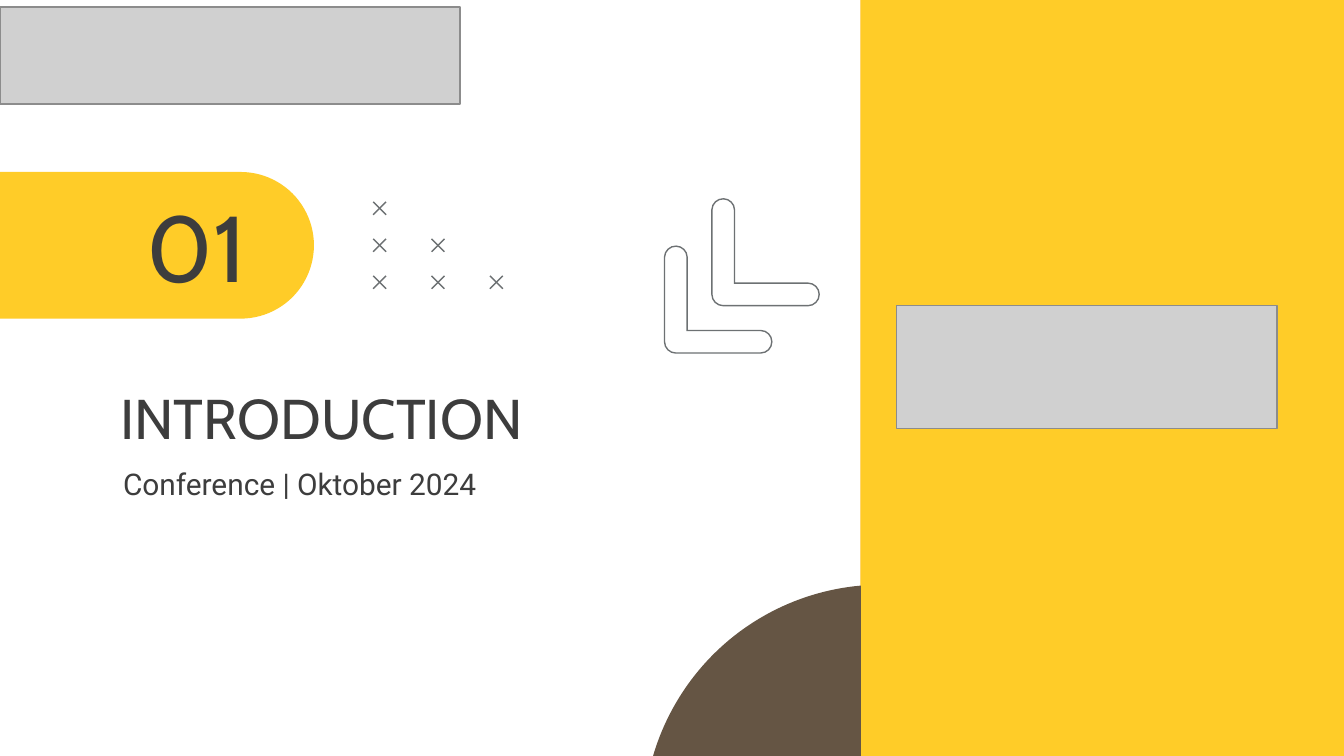
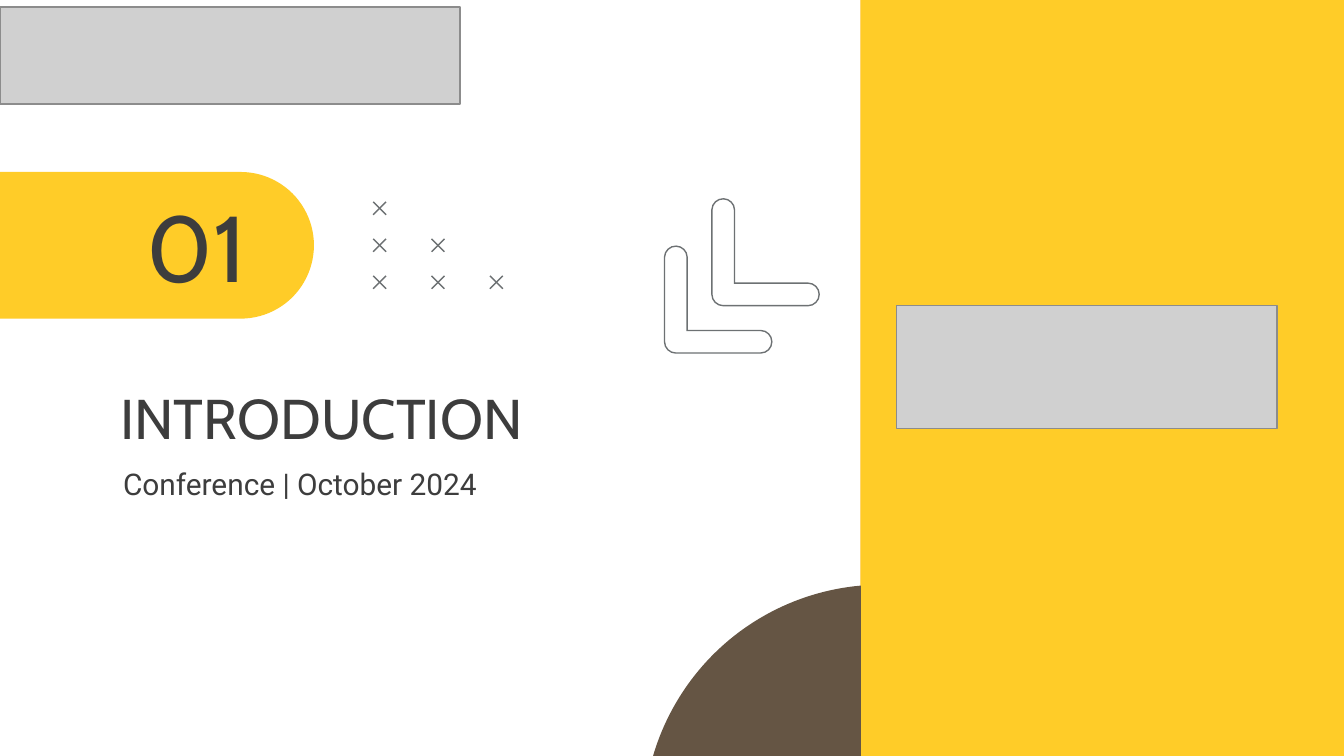
Before and after one commit to haryra/Tesis-s2-ai, a slide deck: slide 4 of Presentasi Conference Hary Rachmat 2108207010009 english.pptx. Drawn at 1344x756 pixels with LibreOffice and Linux fonts; fonts in the diff are those of the drawing; grey boxes stand for pictures. Boxes give left, top, right and bottom in pixels: in the first picture for what was removed or moved away, otherwise in the second. Text is boxed around its words. In the diff, an @@ line names an element or a change of style, - is before the commit and + after.

Commit message:
Commit 1 Conference English Presentation 3
Mentranslate Komen ke dalam Bahasa Inggris dan Edit Font

```diff
--- a/Presentasi Conference Hary Rachmat 2108207010009 english.pptx
+++ b/Presentasi Conference Hary Rachmat 2108207010009 english.pptx
@@ text at box(123, 472, 477, 496): text changed @@
-Conference | Oktober 2024
+Conference | October 2024
```
Also in this commit, not shown: 42 other slides changed.
